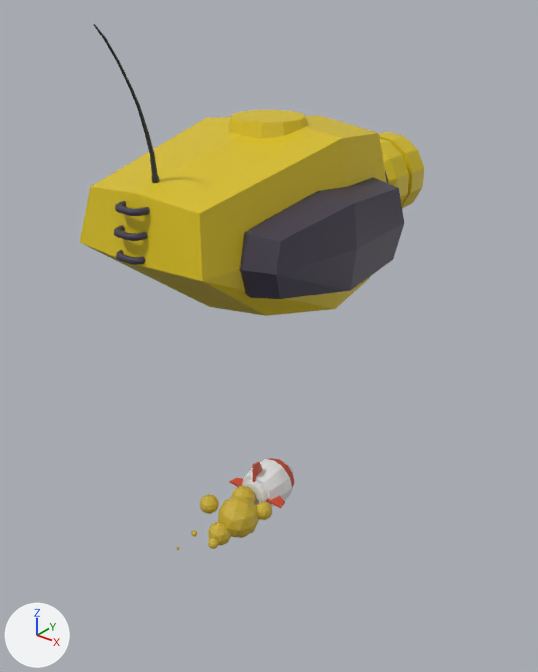
An edit to the Blender file assets/FancyTank/FancyTank.blend, drawn before and after from the same camera.
One viewpoint serves both versions: a 50 mm lens placed at (7.71, -9.65, 9.29), pointed at (0.16, -0.21, 3.44). Arrows for +X, +Y and +Z are at lower left; the lights stay in place.

Script lines for the objects in view, before the commit:
```python
ob_body = bpy.data.objects.new('Body', me_body)
ob_body.location = (0.0, 0.0, 0.0)
ob_body.rotation_euler = (0.0, 0.0, 1.571)  # degrees (0, 0, 90)
ob_projectile_smoke = bpy.data.objects.new('Projectile Smoke', me_smoke)
ob_projectile_smoke.parent = ob_projectile
ob_projectile_smoke.location = (0.0, 0.0, 0.0)
ob_projectile_smoke.rotation_euler = (0.0, 0.0, 1.571)  # degrees (0, 0, 90)
ob_turret = bpy.data.objects.new('Turret', me_turret)
ob_turret.location = (0.0, 0.06, 5.62)
ob_turret.rotation_euler = (0.0, 0.0, 1.571)  # degrees (0, 0, 90)
# also in view: 'Projectile' at (-0.01, 0.03, 0.04)
```
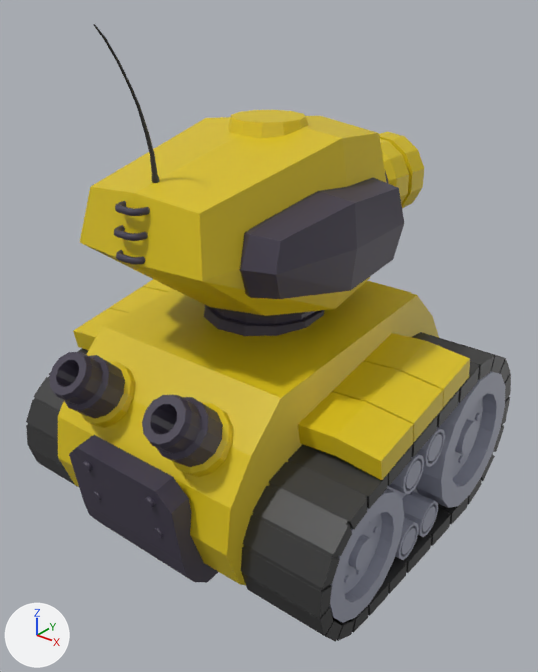
What differs and where, as boxes [x1, y1, x2, y2] in the pictures (538 x 672 px):
'Body', shown
    after: [26, 279, 511, 642]
'Projectile Smoke', unchanged, covered by the edit
    before: [176, 486, 272, 550]
'Projectile', unchanged, covered by the edit
    before: [229, 458, 294, 508]

What the commit changed:
Object 'Body' (ob_body) is now shown.
